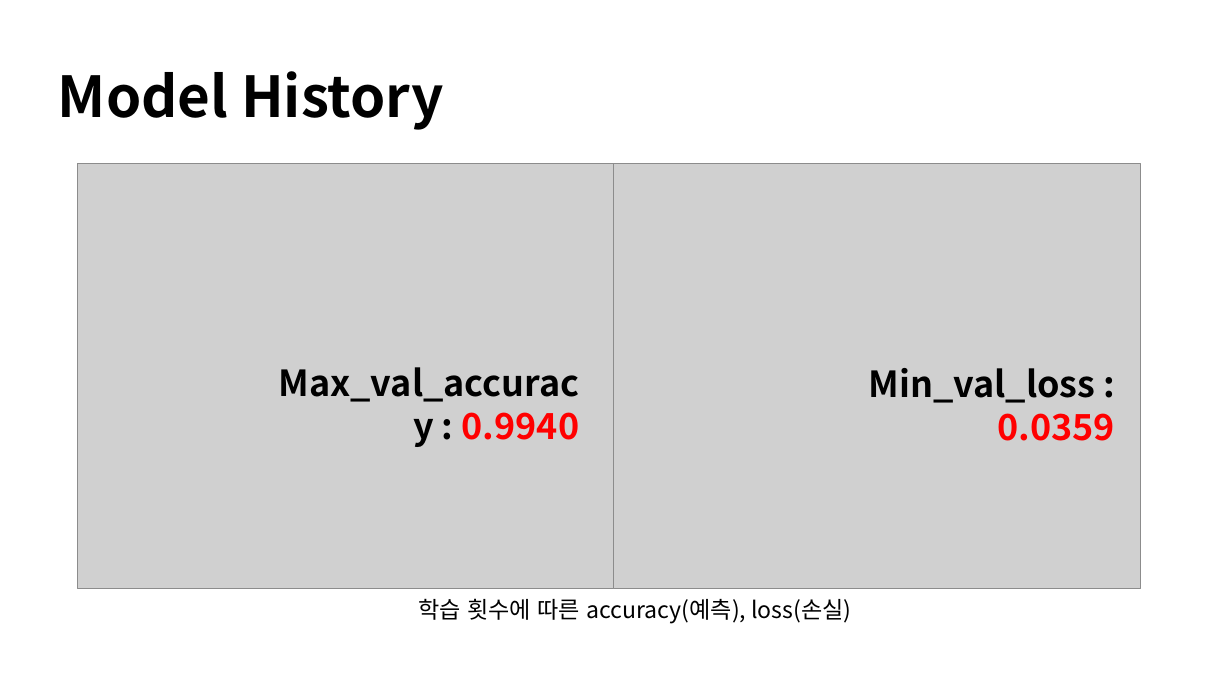
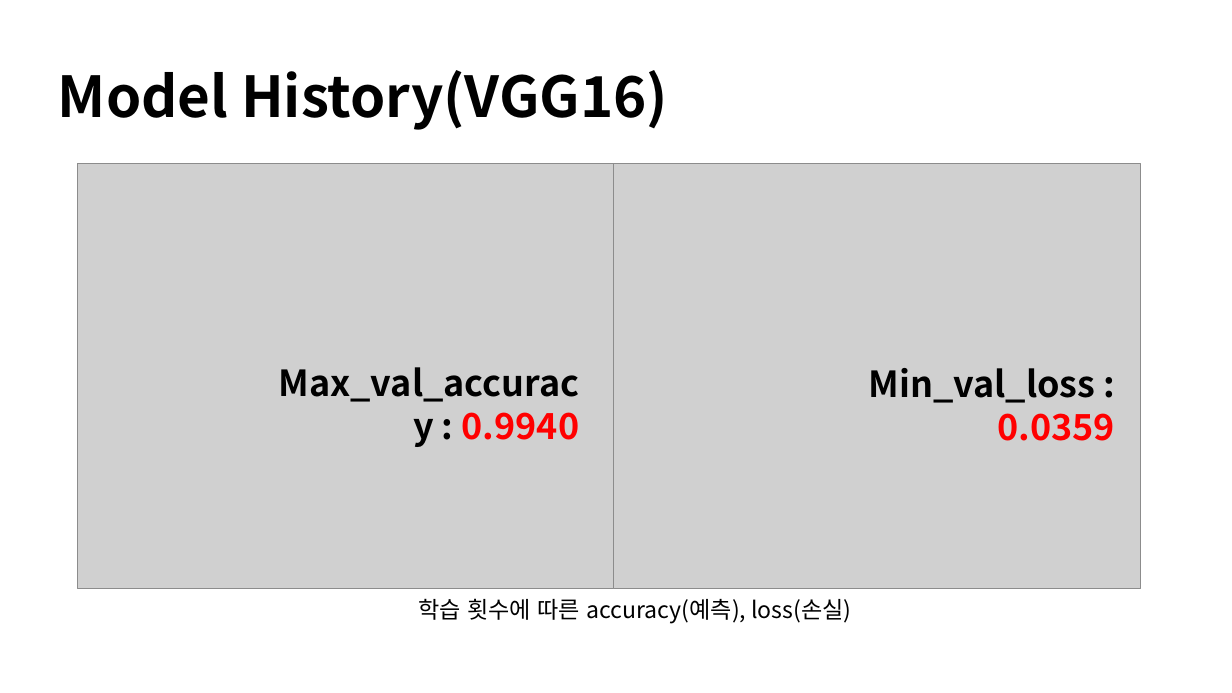
Before and after one commit to aroa97/practice, a slide deck: slide 11 of PCB_defect_detection/ppt/PCB_model.pptx. Drawn at 1232x693 pixels with LibreOffice and Linux fonts; fonts in the diff are those of the drawing; grey boxes stand for pictures. Boxes give left, top, right and bottom in pixels: in the first picture for what was removed or moved away, otherwise in the second. Text is boxed around its words. In the diff, an @@ line names an element or a change of style, - is before the commit and + after.

```diff
--- a/PCB_defect_detection/ppt/PCB_model.pptx
+++ b/PCB_defect_detection/ppt/PCB_model.pptx
@@ title at (58, 70, 668, 130): text changed @@
-Model History
+Model History(VGG16)
```
Also in this commit, not shown: 8 other slides changed, 3 slides added, 22 other files.
